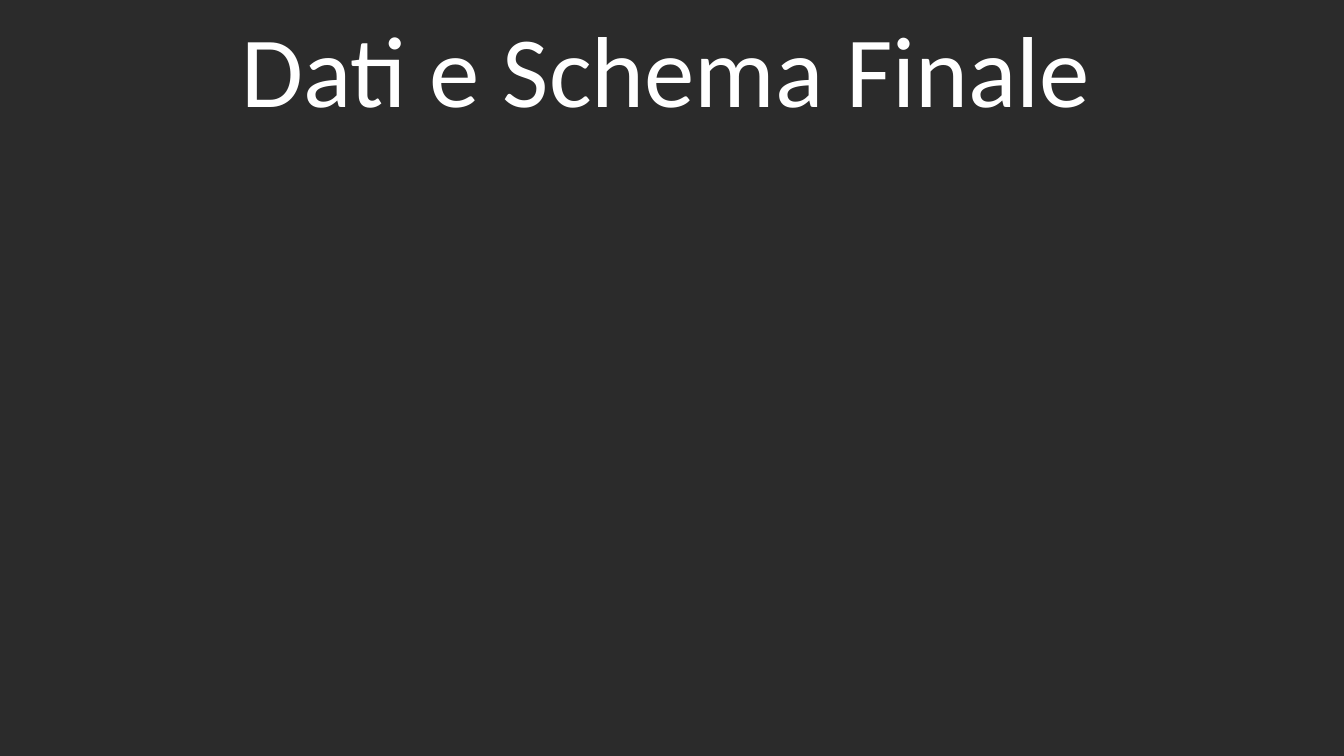
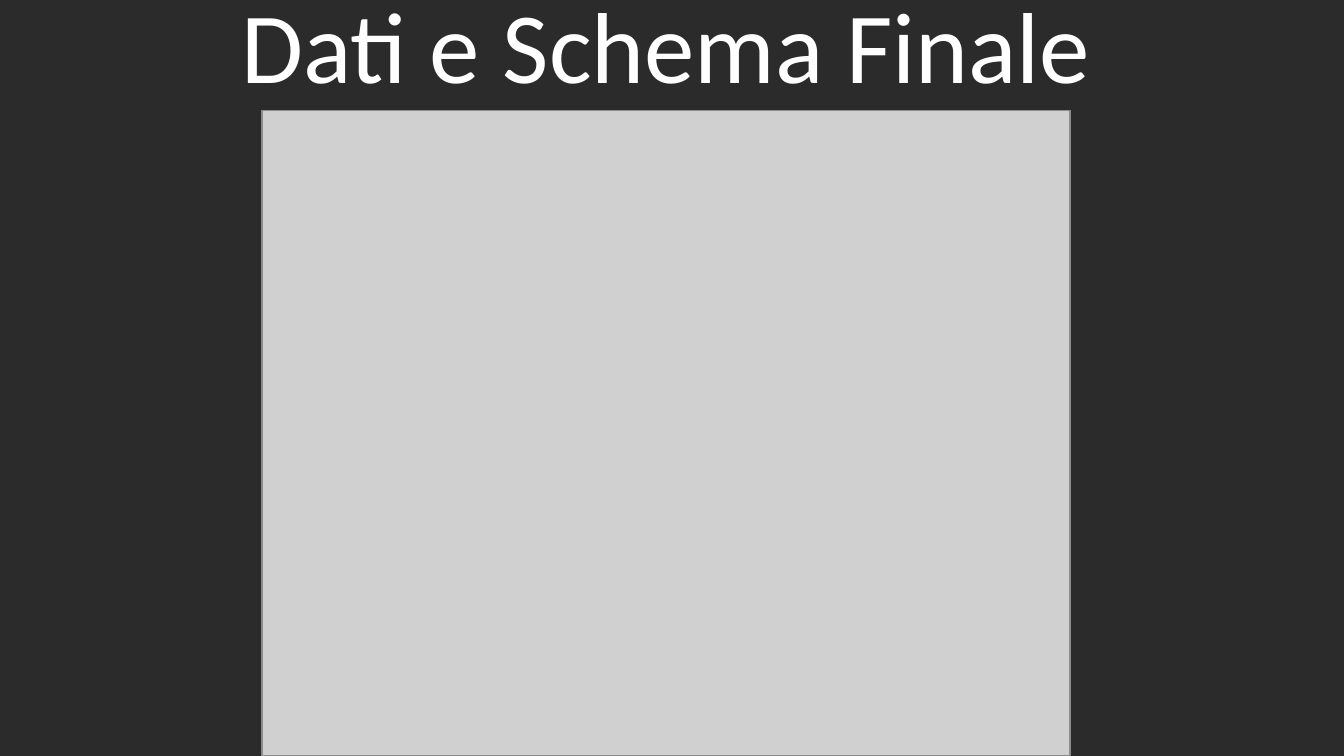
Before and after one commit to stefanovilla96/TCM_Laboratorio, a slide deck: slide 4 of Homework2/Homework2.ppt (slide 3 before the commit). Drawn at 1344x756 pixels with LibreOffice and Linux fonts; fonts in the diff are those of the drawing; grey boxes stand for pictures; background and template pictures are left out; a plain dark background stands for a picture behind light text. Boxes give left, top, right and bottom in pixels: in the first picture for what was removed or moved away, otherwise in the second. Text is boxed around its words. In the diff, an @@ line names an element or a change of style, - is before the commit and + after.

Commit message:
powerpoint homework 2 codice e schema

```diff
--- a/Homework2/Homework2.ppt
+++ b/Homework2/Homework2.ppt
@@ title "Dati e Schema Finale": place and size @@
-title "Dati e Schema Finale" at bbox=[242, 37, 1090, 108]
+title "Dati e Schema Finale" at bbox=[242, 13, 1090, 84]
@@ picture added at bbox=[262, 111, 1070, 756] @@
```
Also in this commit, not shown: 1 other slide changed, 2 slides added, 1 slide removed.
